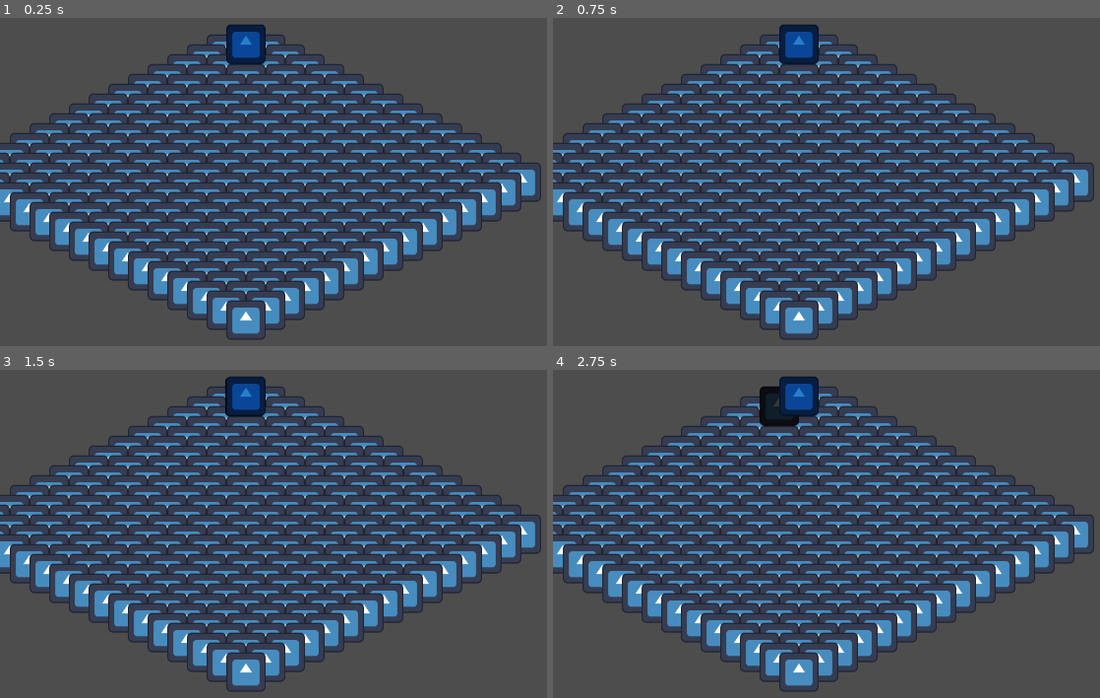
Above: before the commit, frames 1-4 (two rows, left to right).
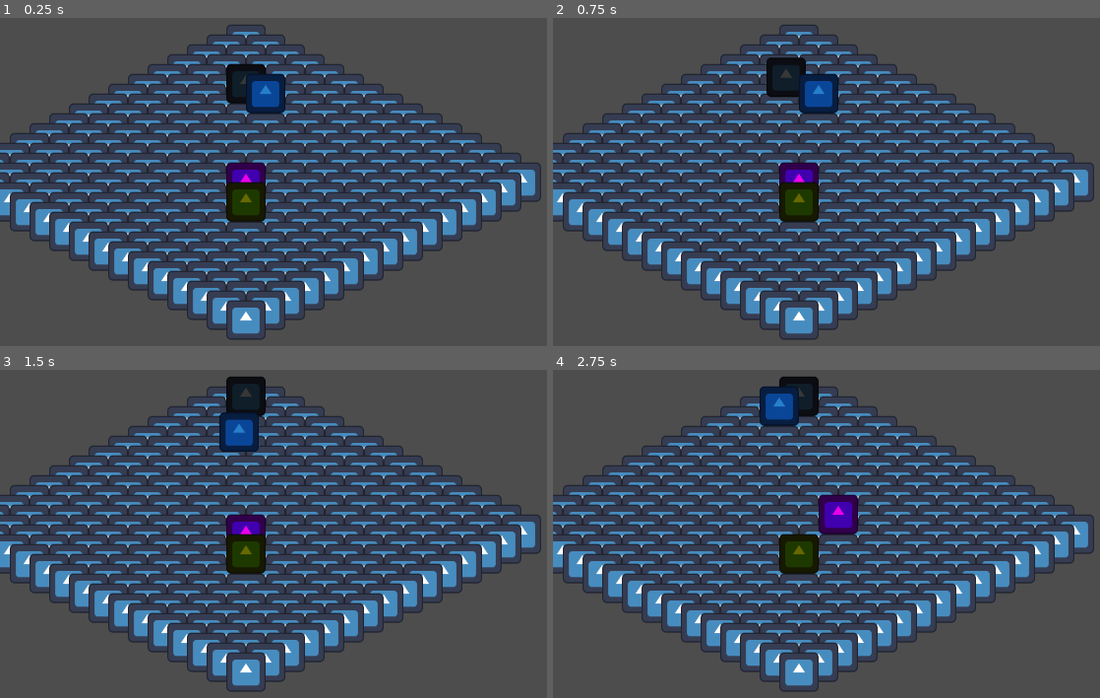
Above: after the commit, the same moments.

Repository: CiaranWoodward/LD57
Game: Godot game, scene res://Level/Game.tscn
Two runs of this game, one before a commit and one after it. Both use one fixed random seed, a clock stepped at 60 frames per second and the inputs below. The engine's default icon, where the game draws it, is replaced by a stand-in: a white triangle on a blue panel in a dark square.
Inputs (mouse positions are in pixels of both pictures, inside the frame that each line leads up to):
- Up to frame 1 (0.25 s): no input
- Up to frame 2 (0.75 s): tap Enter at 0.5 s; move the mouse to (799, 44) at 0.52 s; click (799, 44) at 0.67 s
- Up to frame 3 (1.5 s): move the mouse to (224, 406) at 1.27 s; click (224, 406) at 1.42 s
- Up to frame 4 (2.75 s): move the mouse to (760, 415) at 2.02 s; click (760, 415) at 2.17 s

The runs differ from the first frame. In frame 1, 3.5% of the frame differs, in the area x 41-53%, y 2-63%; in frame 2, 3.6%, in the area x 39-53%, y 2-63%; in frame 3, 2.9%; in frame 4, 3.0%.

Commit message:
Add boss, elite, grunt, and minion enemy classes with specific configurations
Introduce new enemy types: BossEnemy, EliteEnemy, GruntEnemy, and MinionEnemy, each extending the EnemyEntity class. Implement unique attributes such as move speed, detection range, aggression level, and health for each enemy type. Update GameController to spawn these enemies based on their type. Additionally, create corresponding scene files for each enemy type to facilitate instantiation in the game environment.

Diff:
--- /dev/null
+++ b/Enemies/BossEnemy.gd
@@ -0,0 +1,17 @@
+class_name BossEnemy
+extends EnemyEntity
+
+func _init():
+	entity_name = "Boss"
+	entity_id = "boss_" + str(randi())
+
+func _ready():
+	super._ready()
+	set_enemy_type(EnemyType.BOSS)
+
+	# Additional boss-specific configuration
+	move_speed = 0.6
+	detection_range = 8
+	aggression_level = 0.9
+	max_health = 20
+	current_health = 20
--- /dev/null
+++ b/Enemies/BossEnemy.tscn
@@ -0,0 +1,6 @@
+[gd_scene load_steps=2 format=3 uid="uid://be8pgjtgq0tau"]
+
+[ext_resource type="Script" uid="uid://sw4of2ta4k3o" path="res://Enemies/BossEnemy.gd" id="1_3e2ik"]
+
+[node name="BossEnemy" type="Node2D"]
+script = ExtResource("1_3e2ik")
--- /dev/null
+++ b/Enemies/EliteEnemy.gd
@@ -0,0 +1,17 @@
+class_name EliteEnemy
+extends EnemyEntity
+
+func _init():
+	entity_name = "Elite"
+	entity_id = "elite_" + str(randi())
+
+func _ready():
+	super._ready()
+	set_enemy_type(EnemyType.ELITE)
+
+	# Additional elite-specific configuration
+	move_speed = 1.0
+	detection_range = 6
+	aggression_level = 0.7
+	max_health = 12
+	current_health = 12
--- /dev/null
+++ b/Enemies/EliteEnemy.tscn
@@ -0,0 +1,11 @@
+[gd_scene load_steps=3 format=3 uid="uid://bl3petyk1hi0y"]
+
+[ext_resource type="Script" uid="uid://uo235dtxwwq0" path="res://Enemies/EliteEnemy.gd" id="1_hsdep"]
+[ext_resource type="Texture2D" uid="uid://b70w55lxjudji" path="res://icon.svg" id="2_68xh1"]
+
+[node name="EliteEnemy" type="Node2D"]
+script = ExtResource("1_hsdep")
+
+[node name="Sprite2D" type="Sprite2D" parent="."]
+self_modulate = Color(0.408598, 0.407394, 1.92523e-07, 1)
+texture = ExtResource("2_68xh1")
--- /dev/null
+++ b/Enemies/GruntEnemy.gd
@@ -0,0 +1,17 @@
+class_name GruntEnemy
+extends EnemyEntity
+
+func _init():
+	entity_name = "Grunt"
+	entity_id = "grunt_" + str(randi())
+
+func _ready():
+	super._ready()
+	set_enemy_type(EnemyType.GRUNT)
+
+	# Additional grunt-specific configuration
+	move_speed = 0.8
+	detection_range = 4
+	aggression_level = 0.4
+	max_health = 8
+	current_health = 8
--- /dev/null
+++ b/Enemies/GruntEnemy.tscn
@@ -0,0 +1,11 @@
+[gd_scene load_steps=3 format=3 uid="uid://pny8rin8hw87"]
+
+[ext_resource type="Script" uid="uid://c1ysclhtkgbjq" path="res://Enemies/GruntEnemy.gd" id="1_rdtcw"]
+[ext_resource type="Texture2D" uid="uid://b70w55lxjudji" path="res://icon.svg" id="2_wgdkr"]
+
+[node name="GruntEnemy" type="Node2D"]
+script = ExtResource("1_rdtcw")
+
+[node name="Sprite2D" type="Sprite2D" parent="."]
+self_modulate = Color(0.915337, 0.000705597, 0.919708, 1)
+texture = ExtResource("2_wgdkr")
--- /dev/null
+++ b/Enemies/MinionEnemy.gd
@@ -0,0 +1,17 @@
+class_name MinionEnemy
+extends EnemyEntity
+
+func _init():
+	entity_name = "Minion"
+	entity_id = "minion_" + str(randi())
+
+func _ready():
+	super._ready()
+	set_enemy_type(EnemyType.MINION)
+
+	# Additional minion-specific configuration
+	move_speed = 1.2
+	detection_range = 3
+	aggression_level = 0.3
+	max_health = 5
+	current_health = 5
--- /dev/null
+++ b/Enemies/MinionEnemy.tscn
@@ -0,0 +1,6 @@
+[gd_scene load_steps=2 format=3 uid="uid://cshpllrtbgx0v"]
+
+[ext_resource type="Script" path="res://Enemies/MinionEnemy.gd" id="1_h27ej"]
+
+[node name="MinionEnemy" type="Node2D"]
+script = ExtResource("1_h27ej")
--- a/Level/Entity.gd
+++ b/Level/Entity.gd
@@ -91,7 +91,7 @@
 	# Calculate movement direction
 	var target_world_pos = target_tile.position
 	var direction = (target_world_pos - position).normalized()
-	var distance_to_move = move_speed * delta * 100  # Adjust as needed
+	var distance_to_move = move_speed * delta * 1000  # Adjust as needed
 	var distance_to_target = position.distance_to(target_world_pos)
 
 	# Update facing direction based on movement
--- a/Level/Game.tscn
+++ b/Level/Game.tscn
@@ -11,8 +11,6 @@
 script = ExtResource("1_m2ops")
 
 [node name="Map" parent="." instance=ExtResource("3_ofwlb")]
-tile_width = 128
-tile_height = 64
 
 [node name="Camera2D" type="Camera2D" parent="."]
 position = Vector2(480, 270)
--- a/Level/GameController.gd
+++ b/Level/GameController.gd
@@ -289,10 +289,26 @@
 # Spawn an enemy on the map
 func spawn_enemy(grid_pos, enemy_type_id):
 	print("GameController: Spawning enemy of type " + str(enemy_type_id) + " at " + str(grid_pos))
-	var entity = load("res://Level/EnemyEntity.gd").new()
-
-	# Configure enemy
-	entity.set_enemy_type(enemy_type_id)
+	var entity
+
+	# Instantiate the appropriate enemy scene based on type
+	match enemy_type_id:
+		EnemyEntity.EnemyType.GRUNT:
+			entity = load("res://Enemies/GruntEnemy.tscn").instantiate()
+
+		EnemyEntity.EnemyType.ELITE:
+			entity = load("res://Enemies/EliteEnemy.tscn").instantiate()
+
+		EnemyEntity.EnemyType.BOSS:
+			entity = load("res://Enemies/BossEnemy.tscn").instantiate()
+
+		EnemyEntity.EnemyType.MINION:
+			entity = load("res://Enemies/MinionEnemy.tscn").instantiate()
+
+		_:
+			# Fallback to generic enemy if type not recognized
+			push_error("GameController: Unknown enemy type: " + str(enemy_type_id))
+			return null
 
 	# Set the map reference
 	entity.isometric_map = isometric_map
--- a/Level/GameInit.gd
+++ b/Level/GameInit.gd
@@ -18,44 +18,37 @@
 
 	if map_node and game_controller:
 		print("GameInit: Found Map and GameController nodes")
-		# Ensure the map has the IsometricMap script or is an instance of IsometricMap
-		if map_node.has_method("generate_map"):
-			print("GameInit: Map has generate_map method, generating map")
-			# Generate the map
-			map_node.generate_map()
 
-			# Initialize the game controller with the map reference
-			print("GameInit: Setting isometric_map reference in GameController")
-			game_controller.isometric_map = map_node
+		# Initialize the game controller with the map reference
+		print("GameInit: Setting isometric_map reference in GameController")
+		game_controller.isometric_map = map_node
 
-			# Spawn players at specific positions
-			print("GameInit: Spawning players")
-			var heavy = game_controller.spawn_player(Vector2i(2, 2), "heavy")
-			var scout = game_controller.spawn_player(Vector2i(3, 2), "scout")
-			print("GameInit: Spawned " + str(game_controller.player_entities.size()) + " players")
+		# Spawn players at specific positions
+		print("GameInit: Spawning players")
+		var heavy = game_controller.spawn_player(Vector2i(2, 2), "heavy")
+		var scout = game_controller.spawn_player(Vector2i(3, 2), "scout")
+		print("GameInit: Spawned " + str(game_controller.player_entities.size()) + " players")
 
-			# Spawn some enemies
-			print("GameInit: Spawning enemies")
-			var grunt = game_controller.spawn_enemy(Vector2i(7, 7), 0)  # Grunt
-			var elite = game_controller.spawn_enemy(Vector2i(8, 8), 1)  # Elite
-			print("GameInit: Spawned " + str(game_controller.enemy_entities.size()) + " enemies")
+		# Spawn some enemies
+		print("GameInit: Spawning enemies")
+		var grunt = game_controller.spawn_enemy(Vector2i(7, 7), EnemyEntity.EnemyType.GRUNT)
+		var elite = game_controller.spawn_enemy(Vector2i(8, 8), EnemyEntity.EnemyType.ELITE)
+		print("GameInit: Spawned " + str(game_controller.enemy_entities.size()) + " enemies")
 
-			# Set up patrol paths for enemies
-			if game_controller.enemy_entities.size() > 0:
-				print("GameInit: Setting up patrol path for first enemy")
-				var patrol_path = [Vector2i(7, 7), Vector2i(7, 5), Vector2i(5, 5), Vector2i(5, 7)]
-				game_controller.enemy_entities[0].set_patrol_path(patrol_path)
+		# Set up patrol paths for enemies
+		if game_controller.enemy_entities.size() > 0:
+			print("GameInit: Setting up patrol path for first enemy")
+			var patrol_path = [Vector2i(7, 7), Vector2i(7, 5), Vector2i(5, 5), Vector2i(5, 7)]
+			game_controller.enemy_entities[0].set_patrol_path(patrol_path)
 
-			# Connect to game events
-			print("GameInit: Connecting to game events")
-			game_controller.connect("turn_changed", Callable(self, "_on_turn_changed"))
-			game_controller.connect("game_state_changed", Callable(self, "_on_game_state_changed"))
+		# Connect to game events
+		print("GameInit: Connecting to game events")
+		game_controller.connect("turn_changed", Callable(self, "_on_turn_changed"))
+		game_controller.connect("game_state_changed", Callable(self, "_on_game_state_changed"))
 
-			# Start the game
-			print("GameInit: Starting the game")
-			game_controller.start_game()
-		else:
-			push_error("GameInit: Map node does not have generate_map method")
+		# Start the game
+		print("GameInit: Starting the game")
+		game_controller.start_game()
 	else:
 		push_error("GameInit: Could not find Map or GameController nodes")
 		if not map_node:
--- a/Level/IsometricMap.gd
+++ b/Level/IsometricMap.gd
@@ -54,8 +54,6 @@
 
 # Creates a single tile at the specified grid position
 func create_tile(grid_pos: Vector2i, tile_type: String = "grass") -> IsometricTile:
-	print("IsometricMap: Instantiating tile scene for position " + str(grid_pos))
-
 	# Instantiate the tile scene
 	var tile
 	tile = tile_scene.instantiate()
Not shown, added: Enemies/BossEnemy.gd.uid
Not shown, added: Enemies/EliteEnemy.gd.uid
Not shown, added: Enemies/GruntEnemy.gd.uid
Not shown, added: Enemies/MinionEnemy.gd.uid
